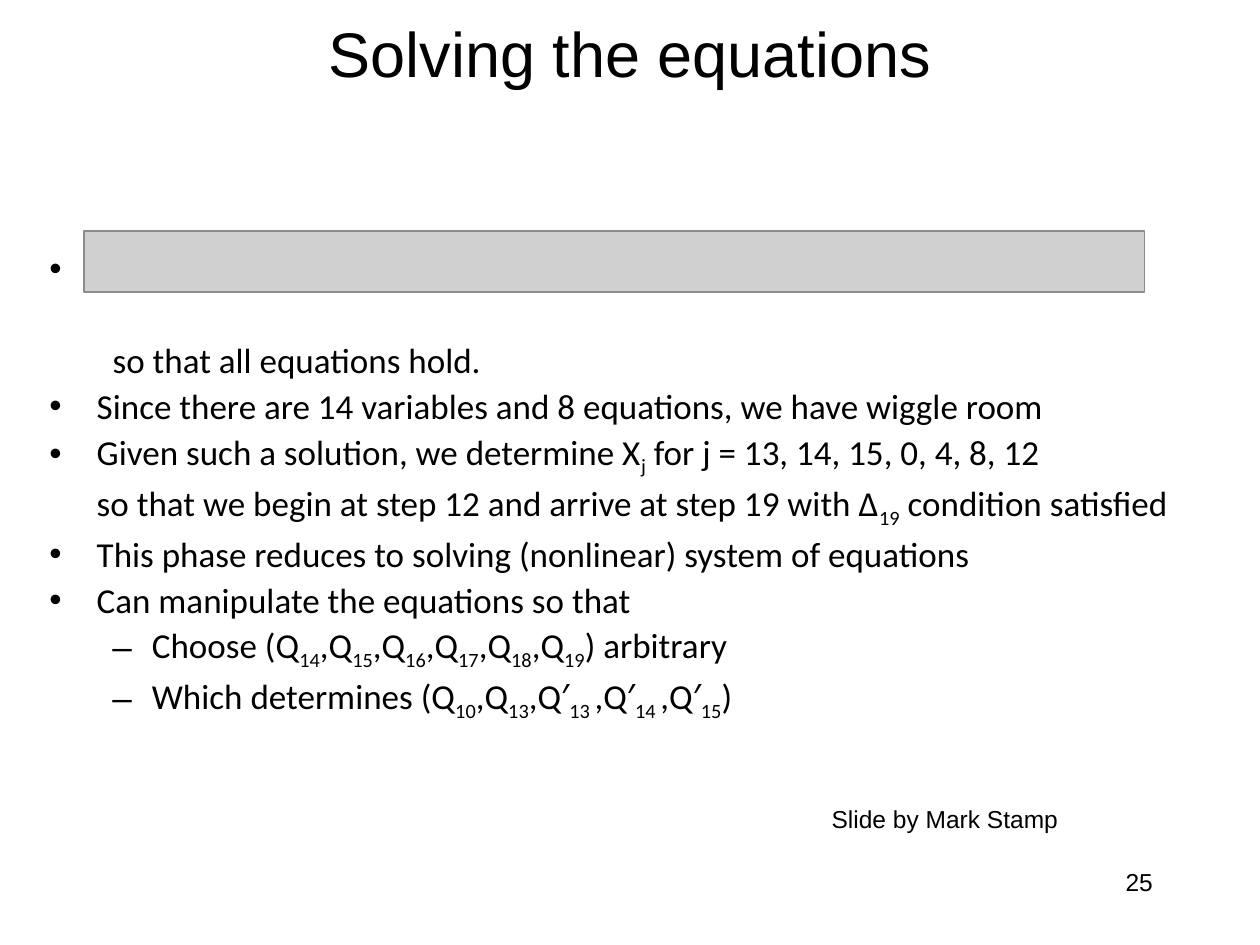
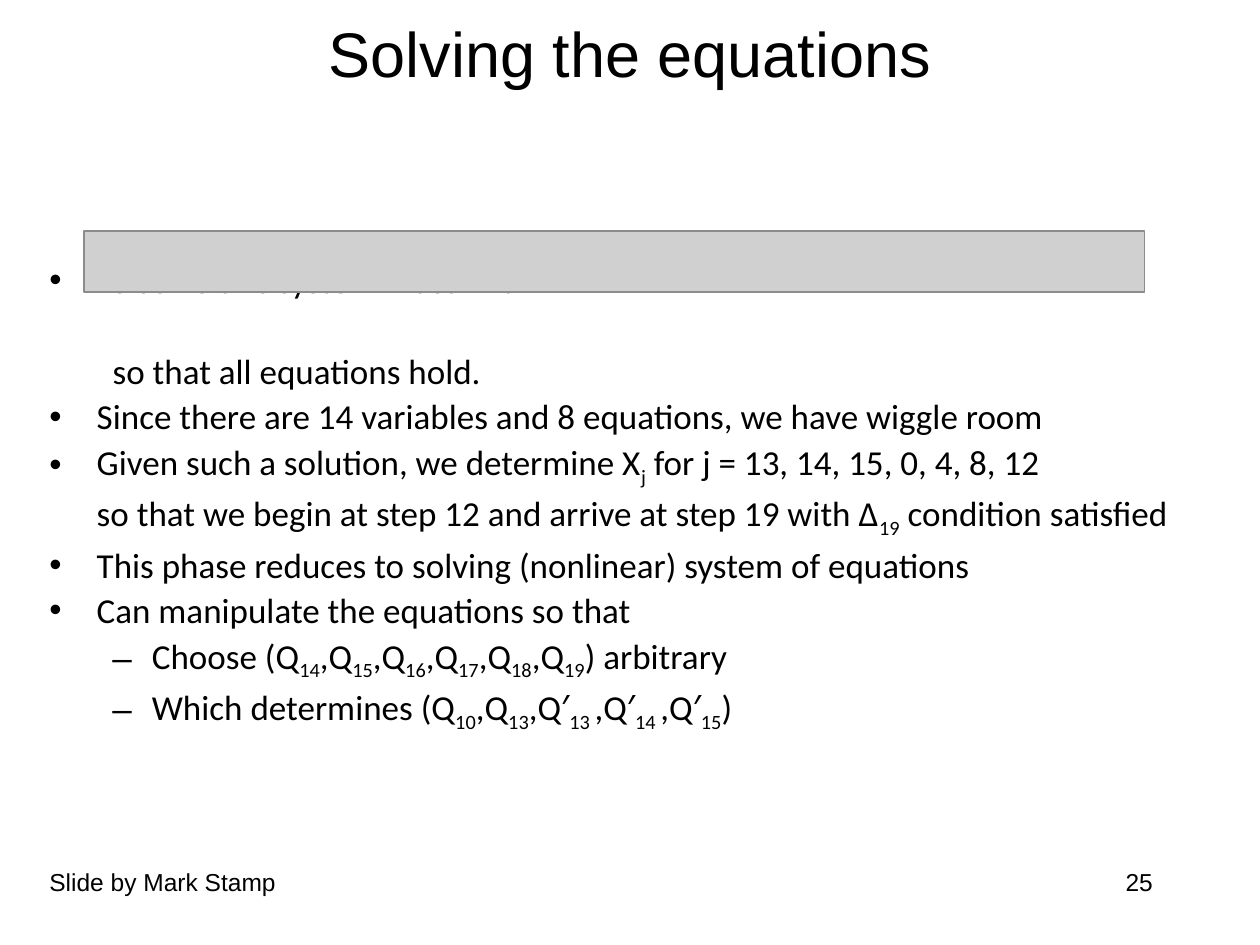
Before and after one commit to jlmucb/class_notes, a slide deck: slide 25 of BerkeleyClass/CS290Spring2013/Lectures/Cryptoclass6.pptx. Drawn at 1260x945 pixels with LibreOffice and Linux fonts; fonts in the diff are those of the drawing; grey boxes stand for pictures. Boxes give left, top, right and bottom in pixels: in the first picture for what was removed or moved away, otherwise in the second. Text is boxed around its words. In the diff, an @@ line names an element or a change of style, - is before the commit and + after.

```diff
--- a/BerkeleyClass/CS290Spring2013/Lectures/Cryptoclass6.pptx
+++ b/BerkeleyClass/CS290Spring2013/Lectures/Cryptoclass6.pptx
@@ text "To solve this system must ..." rewrapped from box(97, 291, 1168, 718) to box(97, 291, 1168, 729) @@
@@ text "Slide by Mark Stamp": place and size @@
-text "Slide by Mark Stamp" at box(832, 810, 1058, 833)
+text "Slide by Mark Stamp" at box(49, 873, 276, 896)
```
Also in this commit, not shown: 16 other slides changed, 1 other file.
